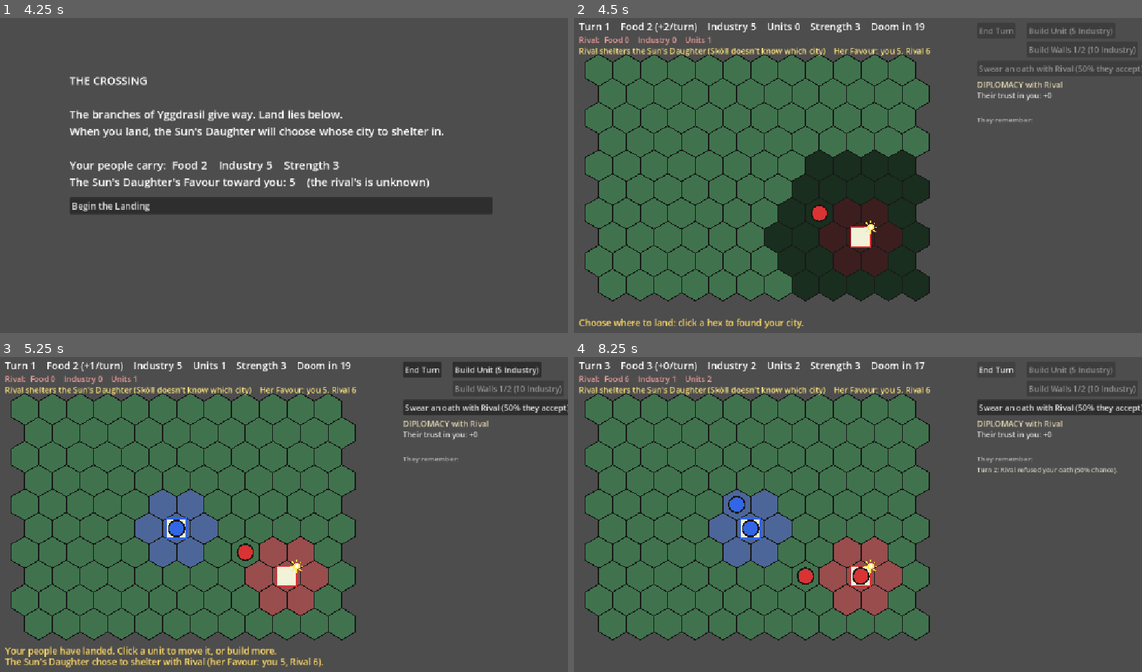
Above: before the commit, frames 1-4 (two rows, left to right).
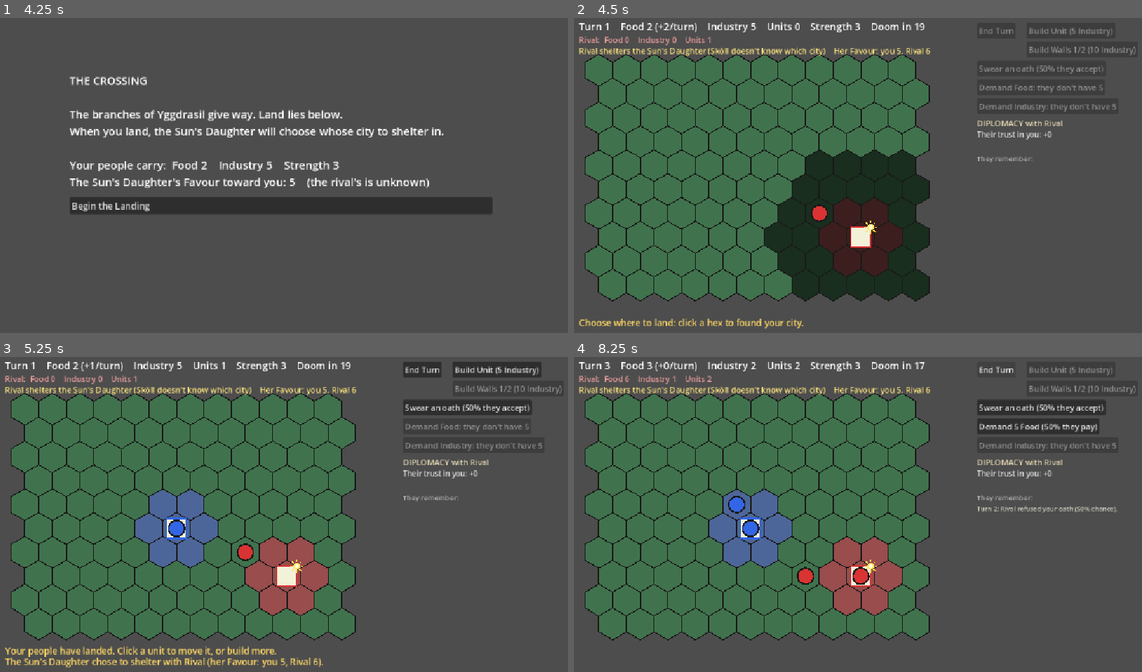
Above: after the commit, the same moments.

Repository: BnanaSkully/after-ragnorok-prototype
Game: Godot game, scene res://main.tscn
Two runs of this game, one before a commit and one after it. Both use one fixed random seed, a clock stepped at 60 frames per second and the inputs below.
Inputs (mouse positions are in pixels of both pictures, inside the frame that each line leads up to):
- Up to frame 1 (4.25 s): tap Enter at 0.5 s; move the mouse to (408, 156) at 0.52 s; click (408, 156) at 0.67 s; click "Save the food stores (Food +3…" at 1.25 s; click "Strip it for tools (Industry …" at 2 s; click "Stand and fight so the others…" at 2.75 s; click "Share your food with her (Foo…" at 3.5 s
- Up to frame 2 (4.5 s): click "Begin the Landing" at 4.25 s
- Up to frame 3 (5.25 s): tap Space at 5 s; move the mouse to (164, 530) at 5.02 s; click (164, 530) at 5.17 s
- Up to frame 4 (8.25 s): click "End Turn" at 5.75 s; click "Swear an oath with Rival (50%…" (after the commit: "Swear an oath (50% they accep…") at 6.5 s; click "Build Unit (5 Industry)" at 7.25 s; click "End Turn" at 8 s

Frame 1 is identical in both runs. In frame 2, 1.1% of the frame differs, in the area x 70-100%, y 15-46%; in frame 3, 1.4%; in frame 4, 2.4%, in the area x 70-100%, y 13-50%.

Commit message:
Add demands: ask the rival for 5 Food or 5 Industry
Uses the turn's one diplomatic action. The rival pays with chance
50% plus 10% per point of army Strength the player has over it
(5-95%), or 0% if it doesn't have 5 of what was asked. Paying costs
Trust -1 (they resent being squeezed, the usual 4X behaviour);
refusing costs Trust -2, which also lowers the odds of future oaths.
Every demand goes into the rival's memory. Impossible demands are
greyed out with the reason; diplomacy button texts shortened to fit.

Co-Authored-By: Claude Opus 5.5 <noreply@anthropic.com>
Claude-Session: https://claude.ai/code/session_01Kpeg7E5nkYcPnqopYPPAon

Diff:
--- a/diplomacy.gd
+++ b/diplomacy.gd
@@ -16,6 +16,9 @@
 const OATHBREAKER_TURNS := 8 # after breaking an oath, the rival refuses new ones for this long
 const BROKEN_OATH_FAVOUR := -2 # the Sun's Daughter sees it too
 const HISTORY_SIZE := 6 # how many past events are shown
+const DEMAND_AMOUNT := 5 # Food or Industry asked for in a demand
+const TRUST_DEMAND_PAID := -1 # they resent being squeezed even when they pay
+const TRUST_DEMAND_REFUSED := -2 # and resent it more when they refuse
 
 var game # main.gd
 var trust := 0 # how much the rival trusts the player (-10 to 10)
@@ -52,6 +55,42 @@
 	if game.player.units.size() > game.rival.units.size():
 		chance += 0.1 # it respects strength
 	return clampf(chance, 0.05, 0.95)
+
+# Army strength: the total Strength of a faction's units.
+func army_power(f: Faction) -> int:
+	var power := 0
+	for u in f.units:
+		power += u.strength
+	return power
+
+# The chance (0 to 1) that the rival gives in to a demand for "food" or "industry".
+func demand_chance(resource: String) -> float:
+	var rival: Faction = game.rival
+	if rival.get(resource) < DEMAND_AMOUNT:
+		return 0.0 # it doesn't have that much
+	var gap := army_power(game.player) - army_power(rival)
+	return clampf(0.5 + gap * 0.1, 0.05, 0.95)
+
+func can_demand() -> bool:
+	return not action_used and game.rival.is_alive()
+
+# The player's diplomatic action: demand Food or Industry. Returns true if paid.
+func demand(resource: String) -> bool:
+	if not can_demand():
+		return false
+	action_used = true
+	var rival: Faction = game.rival
+	var player: Faction = game.player
+	var chance := demand_chance(resource)
+	if randf() < chance:
+		rival.set(resource, rival.get(resource) - DEMAND_AMOUNT)
+		player.set(resource, player.get(resource) + DEMAND_AMOUNT)
+		change_trust(TRUST_DEMAND_PAID)
+		remember("Turn %d: %s paid your demand of %d %s (%d%% chance). Trust %+d." % [game.turn, rival.name, DEMAND_AMOUNT, resource.capitalize(), roundi(chance * 100), TRUST_DEMAND_PAID])
+		return true
+	change_trust(TRUST_DEMAND_REFUSED)
+	remember("Turn %d: %s refused your demand of %d %s (%d%% chance). Trust %+d." % [game.turn, rival.name, DEMAND_AMOUNT, resource.capitalize(), roundi(chance * 100), TRUST_DEMAND_REFUSED])
+	return false
 
 func can_propose() -> bool:
 	return not action_used and not pact_active() and game.rival.is_alive()
--- a/main.gd
+++ b/main.gd
@@ -50,6 +50,8 @@
 var build_button: Button
 var walls_button: Button
 var oath_button: Button
+var demand_food_button: Button
+var demand_industry_button: Button
 var break_warning_cell := NO_CELL # first click on a rival unit during an oath only warns
 var messages: Array[String] = [] # shown at the bottom of the screen, e.g. combat results
 
@@ -77,6 +79,14 @@
 	oath_button.position = Vector2(820, 96)
 	oath_button.pressed.connect(player_propose_pact)
 	add_child(oath_button)
+	demand_food_button = Button.new()
+	demand_food_button.position = Vector2(820, 134)
+	demand_food_button.pressed.connect(player_demand.bind("food"))
+	add_child(demand_food_button)
+	demand_industry_button = Button.new()
+	demand_industry_button.position = Vector2(820, 172)
+	demand_industry_button.pressed.connect(player_demand.bind("industry"))
+	add_child(demand_industry_button)
 	build_crossing_ui()
 	start_crossing()
 
@@ -109,6 +119,8 @@
 	build_button.visible = false
 	walls_button.visible = false
 	oath_button.visible = false
+	demand_food_button.visible = false
+	demand_industry_button.visible = false
 	crossing_panel.visible = true
 	messages.clear()
 	show_crossing_step()
@@ -164,6 +176,8 @@
 	build_button.visible = true
 	walls_button.visible = true
 	oath_button.visible = true
+	demand_food_button.visible = true
+	demand_industry_button.visible = true
 	player.city_pos = NO_CELL
 	player.units.clear()
 	end_turn_button.disabled = true
@@ -252,6 +266,8 @@
 	build_button.disabled = true
 	walls_button.disabled = true
 	oath_button.disabled = true
+	demand_food_button.disabled = true
+	demand_industry_button.disabled = true
 	selected = null
 	end_title = title
 	end_detail = detail
@@ -306,6 +322,14 @@
 	update_build_button()
 	queue_redraw()
 
+func player_demand(resource: String) -> void:
+	if game_over or phase != Phase.PLAYING:
+		return
+	messages.clear()
+	diplomacy.demand(resource) # posts its own message
+	update_build_button()
+	queue_redraw()
+
 func update_oath_button() -> void:
 	var word: String = rival.pact_word
 	if diplomacy.pact_active():
@@ -315,8 +339,17 @@
 	elif diplomacy.action_used:
 		oath_button.text = "Diplomacy used this turn"
 	else:
-		oath_button.text = "Swear %s with %s (%d%% they accept)" % [diplomacy.a_pact(), rival.name, roundi(diplomacy.accept_chance() * 100)]
+		oath_button.text = "Swear %s (%d%% they accept)" % [diplomacy.a_pact(), roundi(diplomacy.accept_chance() * 100)]
 	oath_button.disabled = game_over or phase != Phase.PLAYING or not diplomacy.can_propose() or diplomacy.is_oathbreaker()
+	for pair in [[demand_food_button, "food"], [demand_industry_button, "industry"]]:
+		var button: Button = pair[0]
+		var resource: String = pair[1]
+		var chance := diplomacy.demand_chance(resource)
+		if chance <= 0.0:
+			button.text = "Demand %s: they don't have %d" % [resource.capitalize(), Diplomacy.DEMAND_AMOUNT]
+		else:
+			button.text = "Demand %d %s (%d%% they pay)" % [Diplomacy.DEMAND_AMOUNT, resource.capitalize(), roundi(chance * 100)]
+		button.disabled = game_over or phase != Phase.PLAYING or not diplomacy.can_demand() or chance <= 0.0
 
 # --- Walls ------------------------------------------------------------------
 # A city improvement: each level costs WALL_COST Industry and adds WALL_DEFENCE.
@@ -519,7 +552,7 @@
 
 	# Diplomacy panel (right side): trust, the oath, and the memory of promises.
 	var dx := 820.0
-	var dy := 150.0
+	var dy := 228.0
 	draw_string(font, Vector2(dx, dy), "DIPLOMACY with %s" % rival.name, HORIZONTAL_ALIGNMENT_LEFT, -1, 16, Color(0.9, 0.85, 0.7))
 	draw_string(font, Vector2(dx, dy + 22), "Their trust in you: %+d" % diplomacy.trust, HORIZONTAL_ALIGNMENT_LEFT, -1, 15, Color(0.85, 0.85, 0.85))
 	if diplomacy.pact_active():
Not shown, changed: CLAUDE.md
